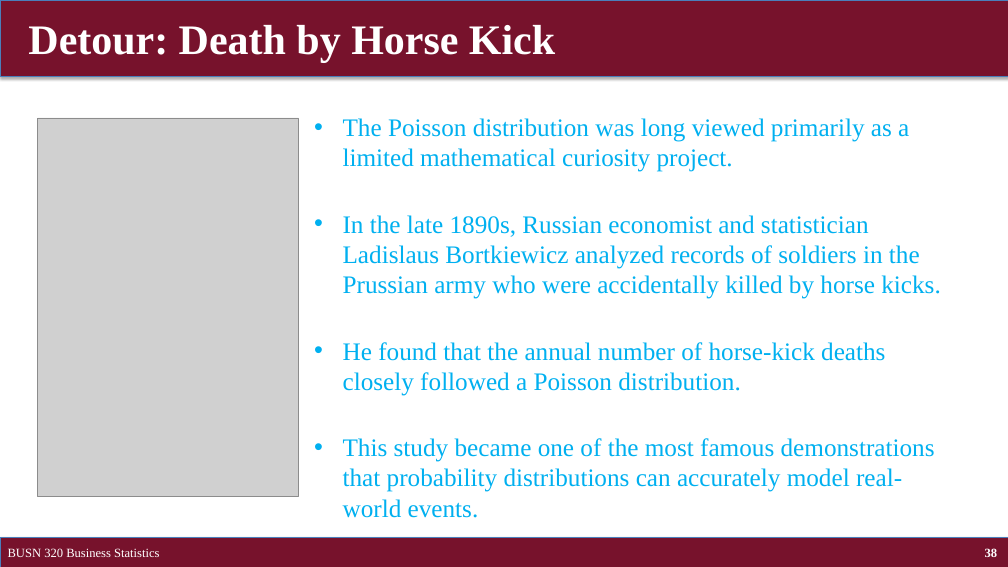
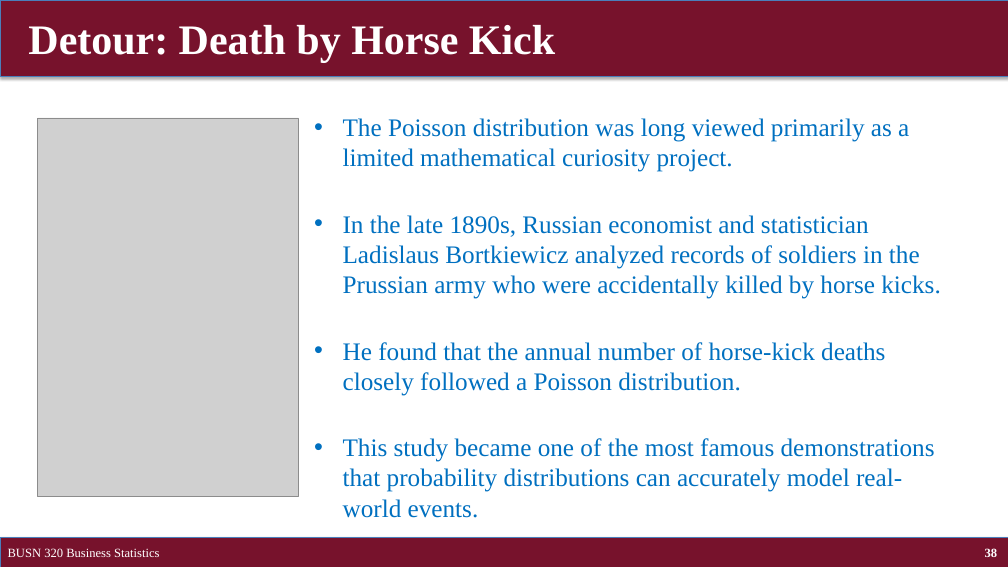
Before and after one commit to brianhwpark/brianhwpark.github.io, a slide deck: slide 38 of files/teaching-resources/concordiacollege-busn-320/busn-320-lecture-note/busn320-ch05.pptx. Drawn at 1008x567 pixels with LibreOffice and Linux fonts; fonts in the diff are those of the drawing; grey boxes stand for pictures. Boxes give left, top, right and bottom in pixels: in the first picture for what was removed or moved away, otherwise in the second. Text is boxed around its words. In the diff, an @@ line names an element or a change of style, - is before the commit and + after.

```diff
--- a/files/teaching-resources/concordiacollege-busn-320/busn-320-lecture-note/busn320-ch05.pptx
+++ b/files/teaching-resources/concordiacollege-busn-320/busn-320-lecture-note/busn320-ch05.pptx
@@ text "The Poisson distribution was long ..." at [343,118,940,518]: text colour #00B0F0 to #0070C0 @@
```
Also in this commit, not shown: 2 other slides changed, 10 other files.
